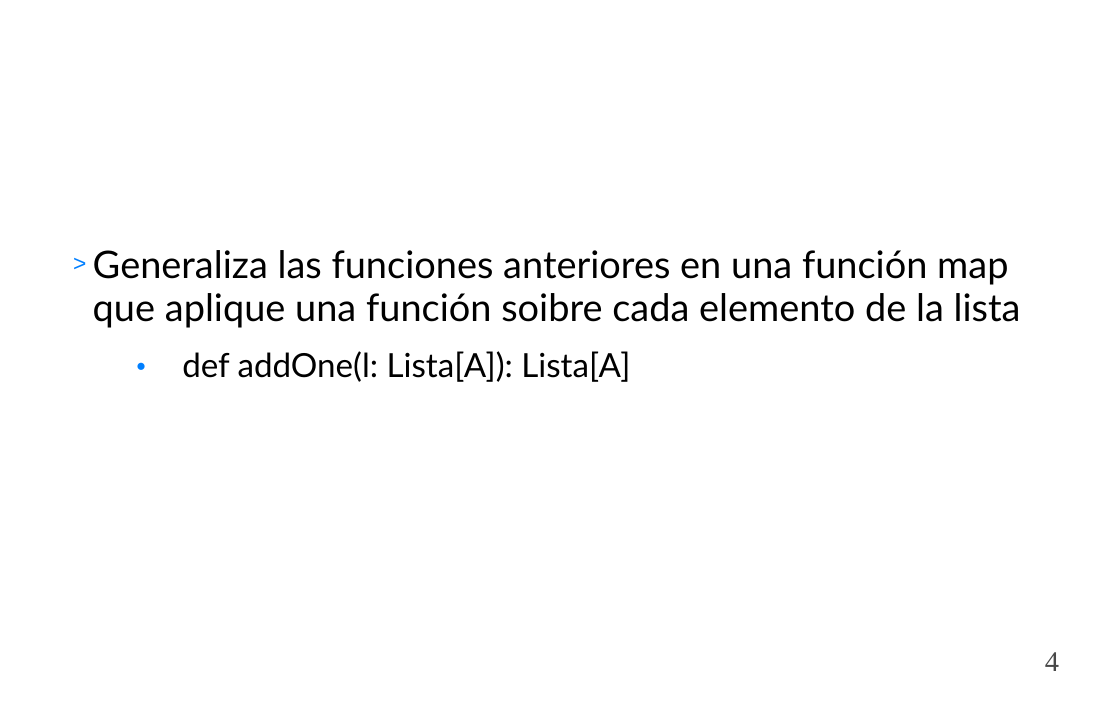
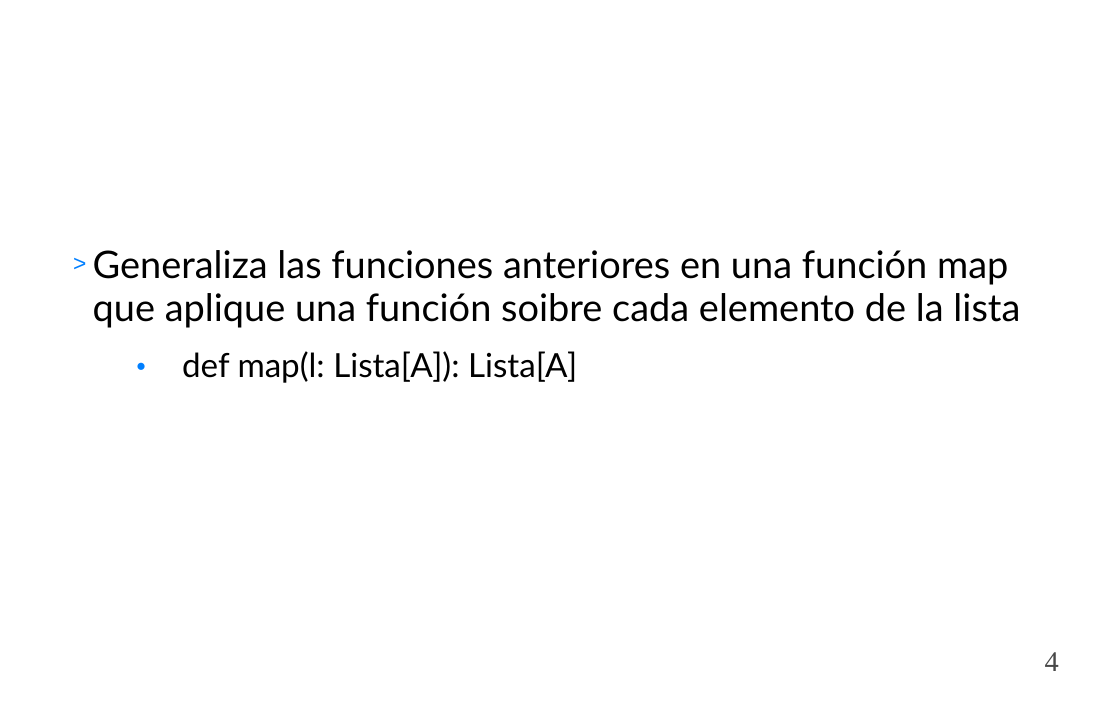
Before and after one commit to padoca/cursoScala, a slide deck: slide 4 of guiones/ppt/7.Programación Funcional Scala.ppt. Drawn at 1120x706 pixels with LibreOffice and Linux fonts; fonts in the diff are those of the drawing; background and template pictures are left out. Boxes give left, top, right and bottom in pixels: in the first picture for what was removed or moved away, otherwise in the second. Text is boxed around its words. In the diff, an @@ line names an element or a change of style, - is before the commit and + after.

```diff
--- a/guiones/ppt/7.Programación Funcional Scala.ppt
+++ b/guiones/ppt/7.Programación Funcional Scala.ppt
@@ text at (182, 351, 577, 383): text changed @@
-  ● def addOne(l: Lista[A]): Lista[A]
+  ● def map(l: Lista[A]): Lista[A]
```
Also in this commit, not shown: 3 other slides changed, 16 other files.
